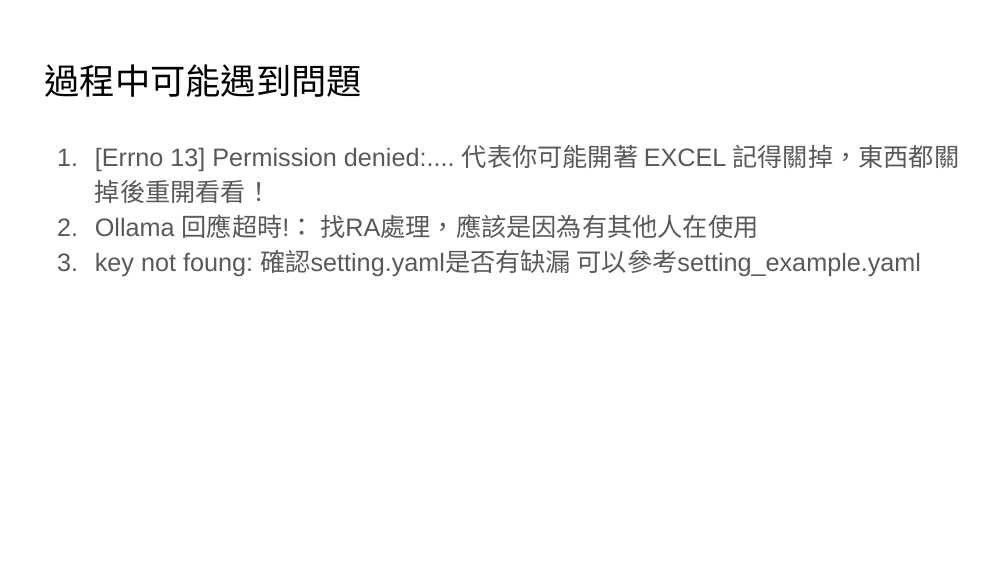
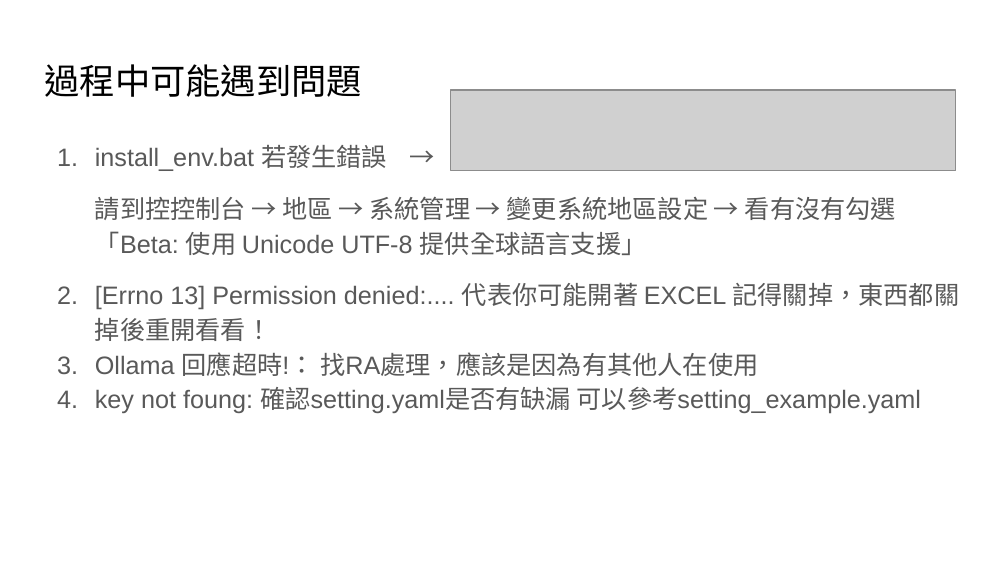
Before and after one commit to AnnaChen1228/MOST_committee, a slide deck: slide 25 of 國科會推薦委員操作手冊(V6).pptx (slide 24 before the commit). Drawn at 1008x567 pixels with LibreOffice and Linux fonts; fonts in the diff are those of the drawing; grey boxes stand for pictures. Boxes give left, top, right and bottom in pixels: in the first picture for what was removed or moved away, otherwise in the second. Text is boxed around its words. In the diff, an @@ line names an element or a change of style, - is before the commit and + after.

```diff
--- a/國科會推薦委員操作手冊(V6).pptx
+++ b/國科會推薦委員操作手冊(V6).pptx
@@ picture added at <box>451,90,956,170</box> @@
@@ text at <box>95,145,896,255</box>: paragraphs added @@
+1. install_env.bat 若發生錯誤 →
+請到控控制台 → 地區 → 系統管理 → 變更系統地區設定 → 看有沒有勾選「Beta: 使用 Unicode UTF-8 提供全球語言支援」
```
Also in this commit, not shown: 1 slide added.
